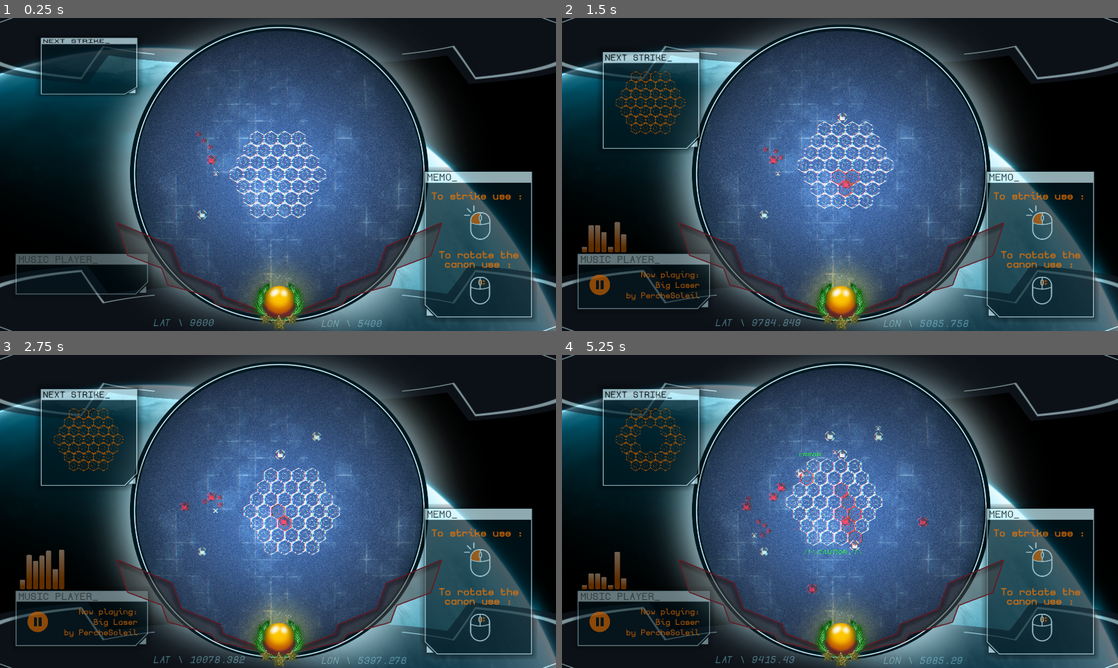
Above: before the commit, frames 1-4 (two rows, left to right).
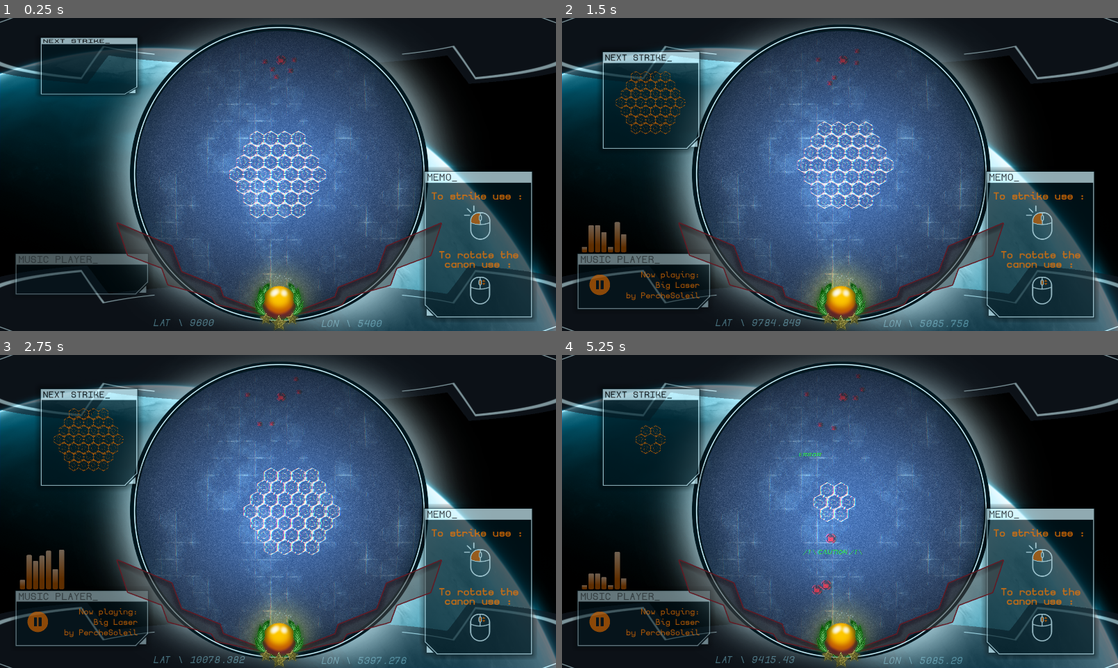
Above: after the commit, the same moments.

Repository: Rheyles/Semi-Surgical-Strike---GMTK2024
Game: Godot game, scene res://Scenes/Test/test.tscn
Two runs of this game, one before a commit and one after it. Both use one fixed random seed, a clock stepped at 60 frames per second and the inputs below.
Inputs (mouse positions are in pixels of both pictures, inside the frame that each line leads up to):
- Up to frame 1 (0.25 s): no input
- Up to frame 2 (1.5 s): click (840, 174) at 0.6 s; move the mouse to (845, 161) at 1.27 s; right-click (845, 161) at 1.35 s
- Up to frame 3 (2.75 s): move the mouse to (289, 511) at 2.02 s; tap Mouse wheel down (Rotate_Down) at 2.1 s
- Up to frame 4 (5.25 s): move the mouse to (862, 498) at 2.77 s; tap Mouse wheel up (Rotate_Up) at 2.85 s; move the mouse to (845, 498) at 3.52 s; click (845, 498) at 3.6 s; move the mouse to (840, 511) at 4.27 s; right-click (840, 511) at 4.35 s; move the mouse to (834, 498) at 5.02 s; tap Mouse wheel down (Rotate_Down) at 5.1 s

The runs differ from the first frame. In frame 1, 0.2% of the frame differs, in the area x 35-54%, y 12-65%; in frame 2, 0.4%; in frame 3, 0.4%; in frame 4, 3.0%, in the area x 9-66%, y 6-77%.

Commit message:
Conditions de loose et de win, nouveaux signaux, upgrade paliers de canon, outils d'équilibrage

Diff:
--- a/Autoloads/Events.gd
+++ b/Autoloads/Events.gd
@@ -10,7 +10,9 @@
 
 signal language_changed()
 
-signal lose_state()
+signal start_battlefield()
+
+signal lose_state(lose_reson : int)
 signal win_state()
 
 signal add_node_to_battlefield(obj)
--- a/Autoloads/Game.gd
+++ b/Autoloads/Game.gd
@@ -3,6 +3,8 @@
 ## GAME
 ## This autoload contains all the method and variable used along the game
 
+var win_treshold = 10
+var end_timer = 300
 
 var freedom_meter = 0
 var stress_meter = 0
@@ -26,8 +28,22 @@
 	current_scene = root.get_child(root.get_child_count() -1)
 	current_path = current_scene.scene_file_path
 
+	EVENTS.lose_state.connect(_On_Lose_State)
+
 
 ### LOGIC
+
+func check_freedom_meter():
+	if freedom_meter >= win_treshold:
+		EVENTS.win_state.emit()
+	elif freedom_meter <= 0:
+		EVENTS.lose_state.emit(1)
+
+	freedom_change.emit()
+
+func end_game_transition(lose_reson : int):
+	goto_scene("res://Scenes/menu/end_menu.tscn")
+
 
 func goto_scene(path):
 	# This function will usually be called from a signal callback,
@@ -40,7 +56,6 @@
 	# it is ensured that no code from the current scene is running:
 
 	call_deferred("_deferred_goto_scene", path)
-
 
 func _deferred_goto_scene(path):
 	# Immediately free the current scene,
@@ -63,3 +78,6 @@
 
 func reload_scene():
 	call_deferred("_deferred_goto_scene", current_path)
+
+func _On_Lose_State(lose_reson : int):
+	end_game_transition(lose_reson)
--- a/Scenes/Canon/canon.gd
+++ b/Scenes/Canon/canon.gd
@@ -9,7 +9,26 @@
 
 var canonNode_array = []
 
-var pattern_array = [
+var pattern_array_lvl1 = [
+	[true, true, true, true, true, true, true, false, false, false, false, false, false, false, false, false, false, false, false, false, false, false, false, false, false, false, false, false, false, false, false, false, false, false, false, false, false]
+,[false, true, true, true, true, true, true, false, false, false, false, false, false, false, false, false, false, false, false, false, false, false, false, false, false, false, false, false, false, false, false, false, false, false, false, false, false]
+,[false, false, false, false, true, true, true, false, false, false, false, false, false, false, false, false, false, false, false, false, false, false, false, false, false, false, false, false, false, false, false, false, false, false, false, false, false]
+,[false, false, false, true, false, true, true, false, false, false, false, false, false, false, false, false, false, false, false, false, false, false, false, false, false, false, false, false, false, false, false, false, false, false, false, false, false]
+,[true, false, false, true, true, false, false, false, false, false, false, false, false, false, false, false, false, false, false, false, false, false, false, false, false, false, false, false, false, false, false, false, false, false, false, false, false]
+]
+
+var pattern_array_lvl2 = [
+	[true, true, true, true, true, true, true, true, true, true, true, true, true, true, true, true, true, true, true, false, false, false, false, false, false, false, false, false, false, false, false, false, false, false, false, false, false]
+,[false, false, false, false, false, false, false, true, true, true, true, true, true, true, true, true, true, true, true, false, false, false, false, false, false, false, false, false, false, false, false, false, false, false, false, false, false]
+,[false, false, false, false, true, false, true, true, true, true, true, true, true, true, true, true, true, true, true, false, false, false, false, false, false, false, false, false, false, false, false, false, false, false, false, false, false]
+,[false, false, true, true, true, false, true, false, true, true, true, true, false, true, false, false, true, false, false, false, false, false, false, false, false, false, false, false, false, false, false, false, false, false, false, false, false]
+,[false, true, false, true, true, false, true, true, false, false, false, false, true, true, false, false, true, true, true, false, false, false, false, false, false, false, false, false, false, false, false, false, false, false, false, false, false]
+,[false, false, true, true, true, false, true, true, false, false, false, false, true, false, false, true, false, true, false, false, false, false, false, false, false, false, false, false, false, false, false, false, false, false, false, false, false]
+,[true, true, false, false, false, true, false, false, true, false, true, false, false, false, true, false, false, false, true, false, false, false, false, false, false, false, false, false, false, false, false, false, false, false, false, false, false]
+,[false, false, false, false, false, true, true, true, true, true, false, false, false, true, true, true, true, true, true, false, false, false, false, false, false, false, false, false, false, false, false, false, false, false, false, false, false]
+]
+
+var pattern_array_lvl3 = [
 	#[false,false,false,false,false,false,false,false,false,false,false,false,false,false,false,false,false,false,false,false,false,false,false,false,false,false,false,false,false,false,false,false,false,false,false,false,false]
 	[true,true,true,true,true,true,true,true,true,true,true,true,true,true,true,true,true,true,true,true,true,true,true,true,true,true,true,true,true,true,true,true,true,true,true,true,true]
 	,[false,false,false,false,false,false,false,true,true,true,true,true,true,true,true,true,true,true,true,true,true,true,true,true,true,true,true,true,true,true,true,true,true,true,true,true,true]
@@ -24,6 +43,8 @@
 	,[true, false, true, true, true, false, false, true, false, false, false, true, true, false, true, false, false, true, false, true, true, false, false, true, false, true, true, true, true, true, true, true, true, true, false, false, true]
 	]
 
+var canon_level : int = 1
+
 var move_tween
 @export var move_speed: float = 0.3
 @export var base_reload_delay: float = 2.5
@@ -41,11 +62,13 @@
 
 var click_buffer : bool = false
 
-### Text & Visual
+### Intro
 var intro_text : bool = true
+var first_shoot: bool = true
 
 func _ready():
 	click_timer.timeout.connect(_on_ClickTimer_timeout)
+	GAME.freedom_change.connect(_on_GAME_freedom_change)
 
 	#pattern_array = [pattern2,pattern3,pattern4,pattern5, pattern6]
 
@@ -82,7 +105,11 @@
 
 	if click_buffer && ready_to_shoot == true:
 		click_buffer = false
-		_CanonActivation()
+		if first_shoot:
+			first_shoot_spawn(get_global_mouse_position())
+			pass
+		else:
+			_CanonActivation()
 
 	if follow_mouse:
 		var mouse_po = get_global_mouse_position()
@@ -123,9 +150,9 @@
 
 # End state
 	follow_mouse = true;
-	print("Shoot : " + str(last_pattern_index))
-	print(str(GAME.enemy_killed_list.size()) + " target erased from the surface....")
-	print(str(GAME.allied_killed_list.size()) + " friends fallen for democracy !! <3 <3")
+	#print("Shoot : " + str(last_pattern_index))
+	#print(str(GAME.enemy_killed_list.size()) + " target erased from the surface....")
+	#print(str(GAME.allied_killed_list.size()) + " friends fallen for democracy !! <3 <3")
 	reload_delay = base_reload_delay - (GAME.last_shot_kills * reload_delay_bonus)
 	if reload_delay <= 1:
 		reload_delay = 1
@@ -134,15 +161,34 @@
 
 func _load_Next_Pattern():
 	current_pattern_index = next_pattern_index
-	for hex in canonNode_array.size():
-			canonNode_array[hex].visible = pattern_array[current_pattern_index][hex]
-	last_pattern_index = current_pattern_index
-	next_pattern_index += 1
-	if next_pattern_index > pattern_array.size()-1:
-		next_pattern_index = 1
-
-	for hex in canonNode_array.size():
-		next_pattern_visual.canonNode_array[hex].visible = pattern_array[next_pattern_index][hex]
+	match canon_level:
+		1:
+			for hex in canonNode_array.size():
+				canonNode_array[hex].visible = pattern_array_lvl1[current_pattern_index][hex]
+			next_pattern_index += 1
+			if next_pattern_index > pattern_array_lvl1.size()-1:
+				next_pattern_index = 0
+			for hex in canonNode_array.size():
+				next_pattern_visual.canonNode_array[hex].visible = pattern_array_lvl1[next_pattern_index][hex]
+		2:
+			for hex in canonNode_array.size():
+				canonNode_array[hex].visible = pattern_array_lvl2[current_pattern_index][hex]
+			next_pattern_index += 1
+			if next_pattern_index > pattern_array_lvl2.size()-1:
+				next_pattern_index = 0
+			for hex in canonNode_array.size():
+				next_pattern_visual.canonNode_array[hex].visible = pattern_array_lvl2[next_pattern_index][hex]
+		3:
+			for hex in canonNode_array.size():
+				canonNode_array[hex].visible = pattern_array_lvl3[current_pattern_index][hex]
+				last_pattern_index = current_pattern_index
+			next_pattern_index += 1
+			if next_pattern_index > pattern_array_lvl3.size()-1:
+				next_pattern_index = 1
+			for hex in canonNode_array.size():
+				next_pattern_visual.canonNode_array[hex].visible = pattern_array_lvl3[next_pattern_index][hex]
+
+
 
 func shader_disto_toggle(onOff):
 	if !onOff:
@@ -157,7 +203,25 @@
 		shader_disto_toggle(false)
 		pass
 
+func first_shoot_spawn(new_pos : Vector2):
+	_CanonActivation()
+	await  get_tree().create_timer(impact_delay+0.1).timeout
+	get_node("../Units/FactoryComponent2Ally").create_unit_at_position(new_pos)
+	EVENTS.start_battlefield.emit()
+	first_shoot = false
+
+#func upgrade_canon(level : int):
+	#if level == 1:
+		#for hex in canonNode_array.size():
+			#canonNode_array[hex].visible = canon_upgrade[current_pattern_index][hex]
+
 ### SIGNAL RESPONSES
+
+func _on_GAME_freedom_change() -> void:
+	if GAME.freedom_meter == 2 && canon_level < 2:
+		canon_level = 2
+	elif GAME.freedom_meter == 3 && canon_level < 3:
+		canon_level = 3
 
 func _on_ClickTimer_timeout() -> void:
 	click_buffer = false
--- a/Scenes/Test/test.tscn
+++ b/Scenes/Test/test.tscn
@@ -61,6 +61,105 @@
 [sub_resource type="CircleShape2D" id="CircleShape2D_ls518"]
 radius = 503.004
 
+[sub_resource type="Animation" id="Animation_tomcx"]
+length = 0.001
+tracks/0/type = "value"
+tracks/0/imported = false
+tracks/0/enabled = true
+tracks/0/path = NodePath("../../Map:visible")
+tracks/0/interp = 1
+tracks/0/loop_wrap = true
+tracks/0/keys = {
+"times": PackedFloat32Array(0),
+"transitions": PackedFloat32Array(1),
+"update": 1,
+"values": [true]
+}
+tracks/1/type = "value"
+tracks/1/imported = false
+tracks/1/enabled = true
+tracks/1/path = NodePath("../../Map:modulate")
+tracks/1/interp = 1
+tracks/1/loop_wrap = true
+tracks/1/keys = {
+"times": PackedFloat32Array(0),
+"transitions": PackedFloat32Array(1),
+"update": 0,
+"values": [Color(1, 1, 1, 1)]
+}
+tracks/2/type = "value"
+tracks/2/imported = false
+tracks/2/enabled = true
+tracks/2/path = NodePath("MapDistortion:color")
+tracks/2/interp = 1
+tracks/2/loop_wrap = true
+tracks/2/keys = {
+"times": PackedFloat32Array(0),
+"transitions": PackedFloat32Array(1),
+"update": 0,
+"values": [Color(1, 1, 1, 1)]
+}
+tracks/3/type = "value"
+tracks/3/imported = false
+tracks/3/enabled = true
+tracks/3/path = NodePath("MapBorder:modulate")
+tracks/3/interp = 1
+tracks/3/loop_wrap = true
+tracks/3/keys = {
+"times": PackedFloat32Array(0),
+"transitions": PackedFloat32Array(1),
+"update": 0,
+"values": [Color(1, 1, 1, 1)]
+}
+tracks/4/type = "value"
+tracks/4/imported = false
+tracks/4/enabled = true
+tracks/4/path = NodePath("BorderTop:position")
+tracks/4/interp = 1
+tracks/4/loop_wrap = true
+tracks/4/keys = {
+"times": PackedFloat32Array(0),
+"transitions": PackedFloat32Array(1),
+"update": 0,
+"values": [Vector2(0, 0)]
+}
+tracks/5/type = "value"
+tracks/5/imported = false
+tracks/5/enabled = true
+tracks/5/path = NodePath("BorderBottom:position")
+tracks/5/interp = 1
+tracks/5/loop_wrap = true
+tracks/5/keys = {
+"times": PackedFloat32Array(0),
+"transitions": PackedFloat32Array(1),
+"update": 0,
+"values": [Vector2(0, 1)]
+}
+tracks/6/type = "value"
+tracks/6/imported = false
+tracks/6/enabled = true
+tracks/6/path = NodePath("WinJauge:scale")
+tracks/6/interp = 1
+tracks/6/loop_wrap = true
+tracks/6/keys = {
+"times": PackedFloat32Array(0),
+"transitions": PackedFloat32Array(1),
+"update": 0,
+"values": [Vector2(1, 1)]
+}
+tracks/7/type = "value"
+tracks/7/imported = false
+tracks/7/enabled = true
+tracks/7/path = NodePath("WinJauge:modulate")
+tracks/7/interp = 1
+tracks/7/loop_wrap = true
+tracks/7/keys = {
+"times": PackedFloat32Array(0),
+"transitions": PackedFloat32Array(1),
+"update": 0,
+"values": [Color(1, 1, 1, 1)]
+}
+
 [sub_resource type="Animation" id="Animation_skirg"]
 resource_name = "deploy_ui"
 length = 3.0
@@ -189,105 +288,6 @@
 tracks/10/loop_wrap = true
 tracks/10/keys = {
 "times": PackedFloat32Array(3),
-"transitions": PackedFloat32Array(1),
-"update": 0,
-"values": [Color(1, 1, 1, 1)]
-}
-
-[sub_resource type="Animation" id="Animation_tomcx"]
-length = 0.001
-tracks/0/type = "value"
-tracks/0/imported = false
-tracks/0/enabled = true
-tracks/0/path = NodePath("../../Map:visible")
-tracks/0/interp = 1
-tracks/0/loop_wrap = true
-tracks/0/keys = {
-"times": PackedFloat32Array(0),
-"transitions": PackedFloat32Array(1),
-"update": 1,
-"values": [true]
-}
-tracks/1/type = "value"
-tracks/1/imported = false
-tracks/1/enabled = true
-tracks/1/path = NodePath("../../Map:modulate")
-tracks/1/interp = 1
-tracks/1/loop_wrap = true
-tracks/1/keys = {
-"times": PackedFloat32Array(0),
-"transitions": PackedFloat32Array(1),
-"update": 0,
-"values": [Color(1, 1, 1, 1)]
-}
-tracks/2/type = "value"
-tracks/2/imported = false
-tracks/2/enabled = true
-tracks/2/path = NodePath("MapDistortion:color")
-tracks/2/interp = 1
-tracks/2/loop_wrap = true
-tracks/2/keys = {
-"times": PackedFloat32Array(0),
-"transitions": PackedFloat32Array(1),
-"update": 0,
-"values": [Color(1, 1, 1, 1)]
-}
-tracks/3/type = "value"
-tracks/3/imported = false
-tracks/3/enabled = true
-tracks/3/path = NodePath("MapBorder:modulate")
-tracks/3/interp = 1
-tracks/3/loop_wrap = true
-tracks/3/keys = {
-"times": PackedFloat32Array(0),
-"transitions": PackedFloat32Array(1),
-"update": 0,
-"values": [Color(1, 1, 1, 1)]
-}
-tracks/4/type = "value"
-tracks/4/imported = false
-tracks/4/enabled = true
-tracks/4/path = NodePath("BorderTop:position")
-tracks/4/interp = 1
-tracks/4/loop_wrap = true
-tracks/4/keys = {
-"times": PackedFloat32Array(0),
-"transitions": PackedFloat32Array(1),
-"update": 0,
-"values": [Vector2(0, 0)]
-}
-tracks/5/type = "value"
-tracks/5/imported = false
-tracks/5/enabled = true
-tracks/5/path = NodePath("BorderBottom:position")
-tracks/5/interp = 1
-tracks/5/loop_wrap = true
-tracks/5/keys = {
-"times": PackedFloat32Array(0),
-"transitions": PackedFloat32Array(1),
-"update": 0,
-"values": [Vector2(0, 1)]
-}
-tracks/6/type = "value"
-tracks/6/imported = false
-tracks/6/enabled = true
-tracks/6/path = NodePath("WinJauge:scale")
-tracks/6/interp = 1
-tracks/6/loop_wrap = true
-tracks/6/keys = {
-"times": PackedFloat32Array(0),
-"transitions": PackedFloat32Array(1),
-"update": 0,
-"values": [Vector2(1, 1)]
-}
-tracks/7/type = "value"
-tracks/7/imported = false
-tracks/7/enabled = true
-tracks/7/path = NodePath("WinJauge:modulate")
-tracks/7/interp = 1
-tracks/7/loop_wrap = true
-tracks/7/keys = {
-"times": PackedFloat32Array(0),
 "transitions": PackedFloat32Array(1),
 "update": 0,
 "values": [Color(1, 1, 1, 1)]
@@ -803,40 +803,45 @@
 texture = ExtResource("5_kciau")
 texture_scale = 2.69
 
+[node name="GameTimer" type="Timer" parent="Map/Battlefield"]
+one_shot = true
+
 [node name="Units" type="Node2D" parent="Map"]
 
+[node name="BaseUnit5" parent="Map/Units" instance=ExtResource("2_3866f")]
+position = Vector2(959, 200)
+TEAM = 1
+
+[node name="BaseUnit6" parent="Map/Units" instance=ExtResource("2_3866f")]
+position = Vector2(941, 174)
+TEAM = 1
+
+[node name="BaseUnit7" parent="Map/Units" instance=ExtResource("2_3866f")]
+position = Vector2(921, 152)
+TEAM = 1
+
+[node name="BaseUnit2" parent="Map/Units" instance=ExtResource("2_3866f")]
+position = Vector2(1016, 150)
+TEAM = 1
+
 [node name="BaseUnit" parent="Map/Units" instance=ExtResource("2_3866f")]
-position = Vector2(747, 537)
-
-[node name="BaseUnit5" parent="Map/Units" instance=ExtResource("2_3866f")]
-position = Vector2(720, 439)
+position = Vector2(1001, 187)
 TEAM = 1
 
-[node name="BaseUnit6" parent="Map/Units" instance=ExtResource("2_3866f")]
-position = Vector2(702, 413)
+[node name="BaseCity2" parent="Map/Units" instance=ExtResource("1_4dj63")]
+position = Vector2(972, 145)
 TEAM = 1
 
-[node name="BaseUnit7" parent="Map/Units" instance=ExtResource("2_3866f")]
-position = Vector2(682, 391)
-TEAM = 1
-
-[node name="BaseCity" parent="Map/Units" instance=ExtResource("1_4dj63")]
-position = Vector2(698, 679)
-
-[node name="BaseCity2" parent="Map/Units" instance=ExtResource("1_4dj63")]
-position = Vector2(731, 489)
-TEAM = 1
-
-[node name="FactoryComponent" parent="Map/Units" node_paths=PackedStringArray("battlefield") instance=ExtResource("4_0k0eo")]
+[node name="FactoryComponentEnemy" parent="Map/Units" node_paths=PackedStringArray("battlefield") instance=ExtResource("4_0k0eo")]
 target_scene = ExtResource("1_4dj63")
-COOLDOWN = 1.0
+nb_per_wave = 3
 standalone = true
 battlefield = NodePath("../../Battlefield")
 TEAM = 1
 
-[node name="FactoryComponent2" parent="Map/Units" node_paths=PackedStringArray("battlefield") instance=ExtResource("4_0k0eo")]
+[node name="FactoryComponent2Ally" parent="Map/Units" node_paths=PackedStringArray("battlefield") instance=ExtResource("4_0k0eo")]
 target_scene = ExtResource("1_4dj63")
-COOLDOWN = 1.0
+COOLDOWN = 20.0
 standalone = true
 battlefield = NodePath("../../Battlefield")
 
@@ -887,13 +892,11 @@
 light_mask = 3
 material = ExtResource("12_48rm8")
 layout_mode = 1
-anchors_preset = 15
-anchor_right = 1.0
-anchor_bottom = 1.0
-grow_horizontal = 2
-grow_vertical = 2
+offset_right = 1922.0
+offset_bottom = 1080.0
 texture = ExtResource("12_41m50")
 expand_mode = 2
+stretch_mode = 2
 flip_v = true
 
 [node name="BorderBottom" type="TextureRect" parent="UI/Control"]
@@ -901,15 +904,12 @@
 light_mask = 3
 material = ExtResource("12_48rm8")
 layout_mode = 1
-anchors_preset = 15
-anchor_right = 1.0
-anchor_bottom = 1.0
 offset_top = 1.0
-offset_bottom = 1.0
-grow_horizontal = 2
-grow_vertical = 2
+offset_right = 1920.0
+offset_bottom = 1081.0
 texture = ExtResource("12_41m50")
 expand_mode = 2
+stretch_mode = 2
 
 [node name="CanonCoord" type="Control" parent="UI/Control/BorderBottom" node_paths=PackedStringArray("canon")]
 modulate = Color(1, 1, 1, 0.694118)
--- a/Scenes/UI/WinJauge.gd
+++ b/Scenes/UI/WinJauge.gd
@@ -19,7 +19,7 @@
 	pass
 
 func update_display():
-	var diff_y = monitored_variable * (MAX_SIZE_Y-MIN_SIZE_Y) / 1000.0
+	var diff_y = monitored_variable * (MAX_SIZE_Y-MIN_SIZE_Y) / 10.0
 	jauge_mask.size.y = MIN_SIZE_Y + diff_y
 	jauge_mask.position.y = MIN_POS_Y - diff_y
 
--- a/Scenes/base_city/base_city.gd
+++ b/Scenes/base_city/base_city.gd
@@ -3,6 +3,8 @@
 @export var TEAM : DATA.TEAMS
 
 @onready var health_component = $HealthComponent
+
+var waiting_for_destroy : bool = false
 
 ### BUILT-IN
 
@@ -13,6 +15,11 @@
 	$Cross.visible = false
 	$Art/AnimationPlayer.play("idle")
 	$NavigationObstacle2D.radius = $CollisionShape2D.shape.radius
+### Freedom win point on Allied base spawn
+	if TEAM == DATA.TEAMS.ALLY:
+		GAME.freedom_meter += 1
+		print("Freedom : " + str(GAME.freedom_meter))
+		GAME.check_freedom_meter()
 
 
 # Called every frame. 'delta' is the elapsed time since the previous frame.
@@ -24,9 +31,18 @@
 	$FactoryComponent.active = false
 	$NavigationObstacle2D.avoidance_enabled = false
 	$CollisionShape2D.disabled = true
-	if TEAM == DATA.TEAMS.ENEMY:
-		GAME.freedom_meter += 5
-		GAME.freedom_change.emit()
+
+### Freedom win point on Enemy death optional
+	#if TEAM == DATA.TEAMS.ENEMY:
+		#GAME.freedom_meter += 5
+		#GAME.check_freedom_meter()
+### Freedom loose point on Allied death
+	if !waiting_for_destroy:
+		waiting_for_destroy = true
+		if TEAM == DATA.TEAMS.ALLY:
+			GAME.freedom_meter -= 1
+			print("Freedom : " + str(GAME.freedom_meter))
+			GAME.check_freedom_meter()
 	$AnimationPlayer.play("death")
 	await $AnimationPlayer.animation_finished
 	queue_free()
--- a/Scenes/base_city/base_city.tscn
+++ b/Scenes/base_city/base_city.tscn
@@ -82,6 +82,7 @@
 [sub_resource type="Animation" id="Animation_f4at0"]
 resource_name = "death"
 length = 3.0
+step = 0.0
 tracks/0/type = "value"
 tracks/0/imported = false
 tracks/0/enabled = true
@@ -113,7 +114,7 @@
 tracks/2/interp = 1
 tracks/2/loop_wrap = true
 tracks/2/keys = {
-"times": PackedFloat32Array(0, 3),
+"times": PackedFloat32Array(2, 3),
 "transitions": PackedFloat32Array(1, 1),
 "update": 0,
 "values": [Color(1, 1, 1, 0.901961), Color(1, 1, 1, 0)]
@@ -158,7 +159,8 @@
 
 [node name="Cross" type="Sprite2D" parent="."]
 modulate = Color(1, 1, 1, 0.631373)
-scale = Vector2(0.047, 0.047)
+z_index = 1
+scale = Vector2(0.1, 0.1)
 texture = ExtResource("6_ikl6y")
 
 [node name="CollisionShape2D" type="CollisionShape2D" parent="."]
@@ -169,11 +171,12 @@
 [node name="NavigationObstacle2D" type="NavigationObstacle2D" parent="."]
 
 [node name="HealthComponent" parent="." instance=ExtResource("3_v75ac")]
-MAX_HEALTH = 20.0
+MAX_HEALTH = 40.0
 
 [node name="AttackComponent" parent="." instance=ExtResource("4_ia1o0")]
 collision_mask = 3
 DAMAGE = 5.0
+COOLDOWN = 1.0
 PROJECTILE_SCENE = ExtResource("5_y4m43")
 
 [node name="CollisionShape2D" type="CollisionShape2D" parent="AttackComponent"]
--- a/Scenes/base_unit/base_unit.gd
+++ b/Scenes/base_unit/base_unit.gd
@@ -84,9 +84,10 @@
 	attack_component.active = false
 	$CollisionShape2D.disabled = true
 	$NavigationAgent2D.avoidance_enabled = false
-	if TEAM == DATA.TEAMS.ENEMY:
-		GAME.freedom_meter += 1
-		GAME.freedom_change.emit()
+### Freedom point on kill optional
+	#if TEAM == DATA.TEAMS.ENEMY:
+		#GAME.freedom_meter += 1
+		#GAME.check_freedom_meter()
 	$AnimationPlayer.play("death")
 	await $AnimationPlayer.animation_finished
 	queue_free()
--- a/Scenes/base_unit/base_unit.tscn
+++ b/Scenes/base_unit/base_unit.tscn
@@ -93,7 +93,7 @@
 tracks/2/interp = 1
 tracks/2/loop_wrap = true
 tracks/2/keys = {
-"times": PackedFloat32Array(0, 3),
+"times": PackedFloat32Array(2, 3),
 "transitions": PackedFloat32Array(1, 1),
 "update": 0,
 "values": [Color(1, 1, 1, 0.901961), Color(1, 1, 1, 0)]
@@ -170,9 +170,11 @@
 wait_time = 6.0
 
 [node name="HealthComponent" parent="." instance=ExtResource("3_jichy")]
+MAX_HEALTH = 6.0
 
 [node name="AttackComponent" parent="." instance=ExtResource("3_qg651")]
 collision_mask = 3
+COOLDOWN = 3.0
 PROJECTILE_SCENE = ExtResource("4_8dojy")
 
 [node name="CollisionShape2D" type="CollisionShape2D" parent="AttackComponent"]
--- a/Scenes/basic_components/factory_component.gd
+++ b/Scenes/basic_components/factory_component.gd
@@ -1,7 +1,8 @@
 extends Node2D
 
 @export var target_scene : Resource
-@export var COOLDOWN := 5.0
+@export var COOLDOWN :float = 5.0
+@export var nb_per_wave : int = 1
 @export_category("StandAlone")
 @export var standalone = false
 @export var battlefield : Node
@@ -48,9 +49,22 @@
 	else:
 		new_unit.global_position = global_position
 
+func create_unit_at_position(pos : Vector2):
+	var new_unit = target_scene.instantiate()
+	new_unit.TEAM = TEAM
+	EVENTS.emit_signal("add_node_to_battlefield", new_unit)
+
+	if standalone :
+		assert(battlefield, "Battlefield Object not referenced")
+		var new_pos = pos
+		new_unit.global_position = new_pos
+
 ### SIGNAL RESPONSES
 
 func _on_CooldownTimer_timeout():
 	if active:
-		create_unit()
+		var counter = nb_per_wave
+		while counter > 0:
+			create_unit()
+			counter -= 1
 		cooldown_timer.start(COOLDOWN)
--- a/Scenes/battlefield/battlefield.gd
+++ b/Scenes/battlefield/battlefield.gd
@@ -1,4 +1,6 @@
 extends Area2D
+
+@onready var game_timer = $GameTimer
 
 var radius := 0.0
 
@@ -8,10 +10,19 @@
 func _ready():
 	EVENTS.add_node_to_battlefield.connect(_on_EVENTS_add_node_to_battlefield)
 
+	EVENTS.start_battlefield.connect(_on_EVENTS_start_battlefield)
+
 	radius = $CollisionShape2D.shape.radius
-
 
 ### SIGNAL RESPONSES
 
 func _on_EVENTS_add_node_to_battlefield(obj:Node):
 	add_child(obj)
+
+func _on_EVENTS_start_battlefield():
+	game_timer.timeout.connect(_on_EndTimer_timeout)
+	game_timer.start(GAME.end_timer)
+
+func _on_EndTimer_timeout():
+	print("End game after 5mn !")
+	EVENTS.lose_state.emit(2)
